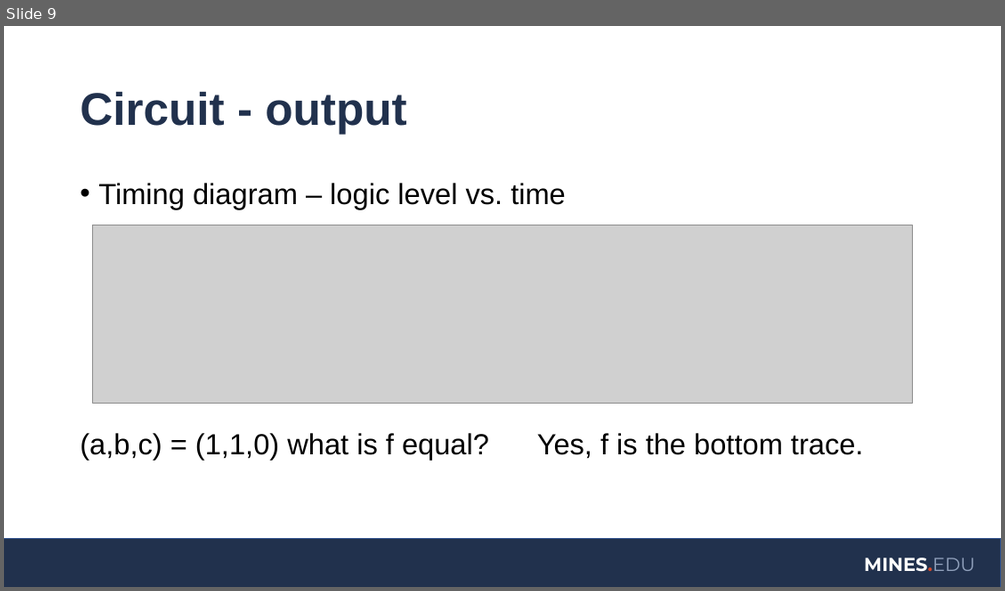
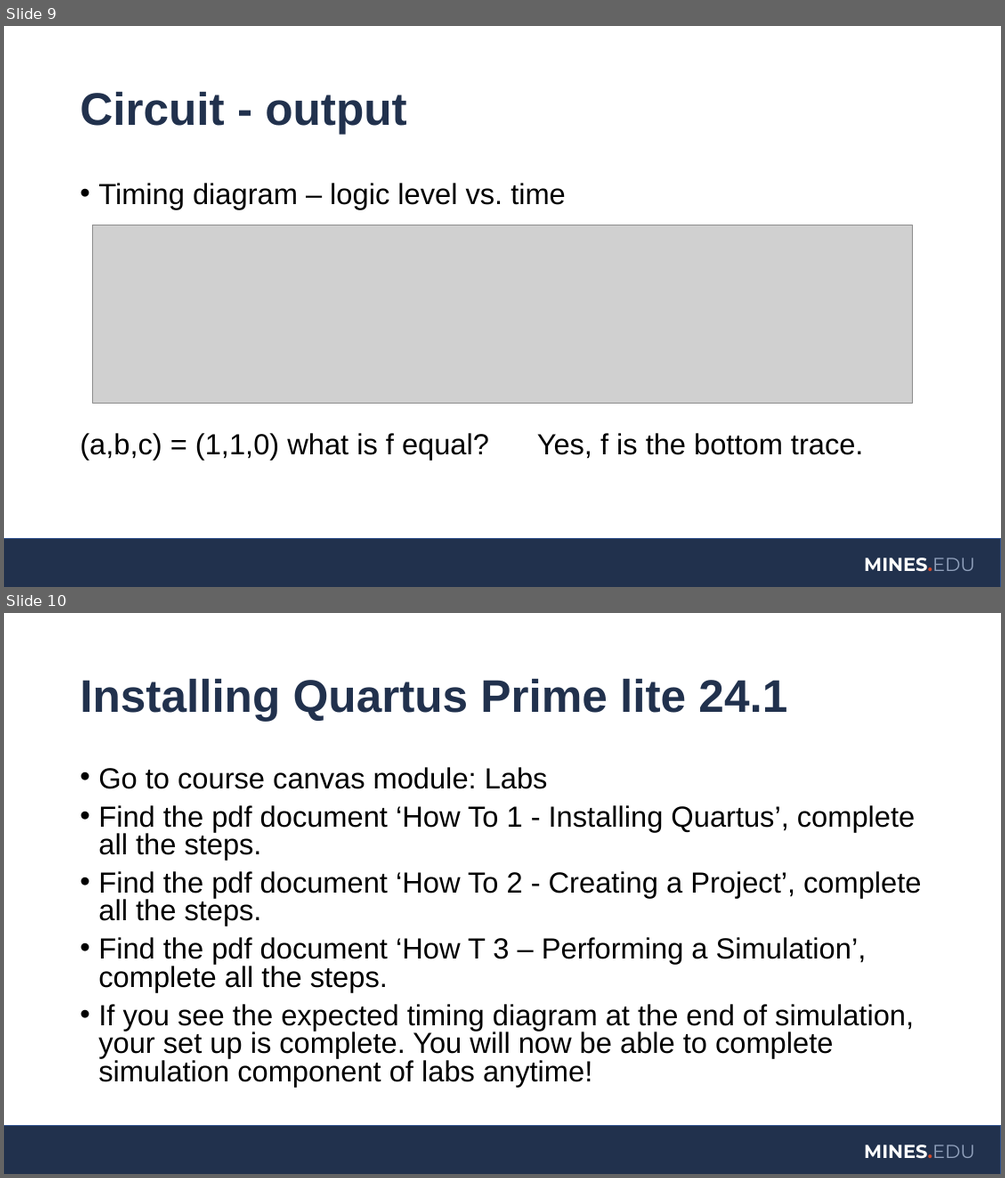
Before and after one commit to coulston/Digital-Design, a slide deck: Laboratory Latex/Lab01SimpleVerilog/LMS Upload Lab01/Lab01 presentation.pptx. Shown one above the other, each under a label of ours: slide 9 before the commit, slides 9 and 10 after it. The pictures are 1005x591 and 1005x1178 pixels, drawn with LibreOffice and Linux fonts; fonts in the diff are those of the drawing; grey boxes stand for pictures; background and template pictures are left out. Boxes give left, top, right and bottom in pixels: in the first picture for what was removed or moved away, otherwise in the second. Text is boxed around its words. In the diff, an @@ line names an element or a change of style, - is before the commit and + after.

Commit message:
Update labs to Questa
Thanks Dr. Sharma for the big lift getting this done!

```diff
--- a/Laboratory Latex/Lab01SimpleVerilog/LMS Upload Lab01/Lab01 presentation.pptx
+++ b/Laboratory Latex/Lab01SimpleVerilog/LMS Upload Lab01/Lab01 presentation.pptx
@@ slide 10 added at [4, 613, 1001, 1174], background #FFFFFF; not listed: 2 template elements that a slide beside it also shows @@
@@ title added at [80, 678, 787, 721], 44 pt, text #21314D, bold @@
+Installing Quartus Prime lite 24.1
@@ text added at [98, 767, 921, 1086], 28 pt, text #000000 @@
+• Go to course canvas module: Labs
+• Find the pdf document ‘How To 1 - Installing Quartus’, complete all the steps.
+• Find the pdf document ‘How To 2 - Creating a Project’, complete all the steps.
+• Find the pdf document ‘How T 3 – Performing a Simulation’, complete all the steps.
+• If you see the expected timing diagram at the end of simulation, your set up is complete. You will now be able to complete simulation component of labs anytime!
```
Also in this commit, not shown: 2 slides changed, 5 other slides added, 2 slides removed, 31 other files.
